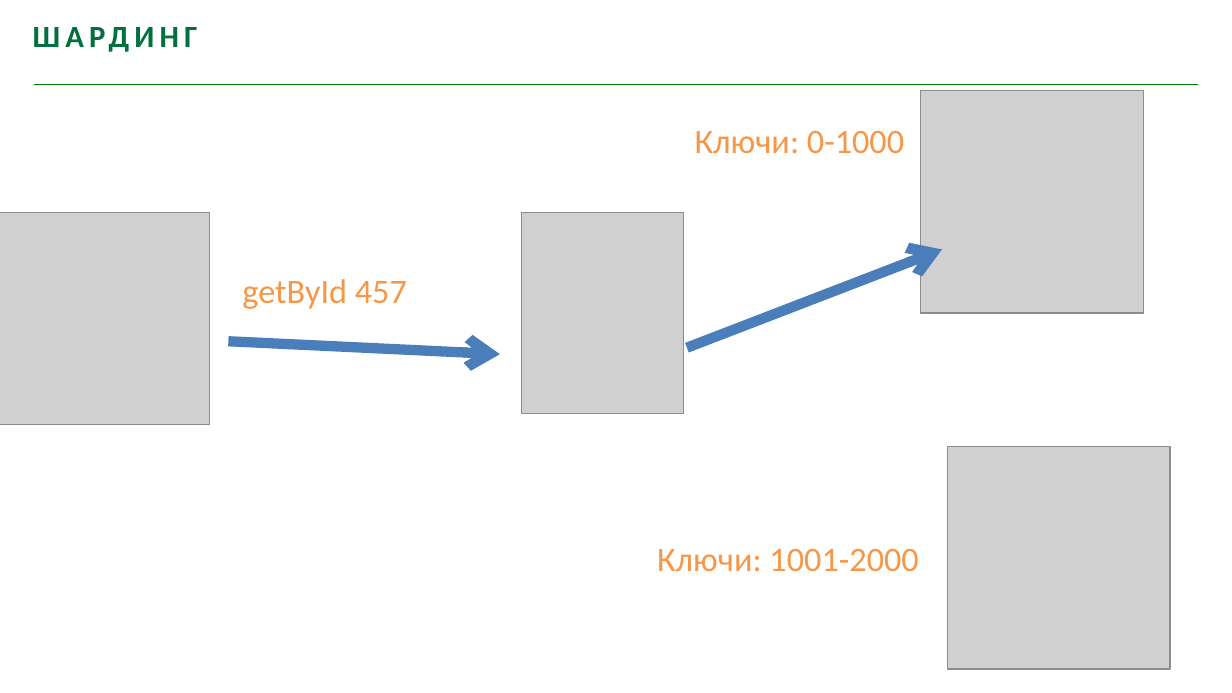
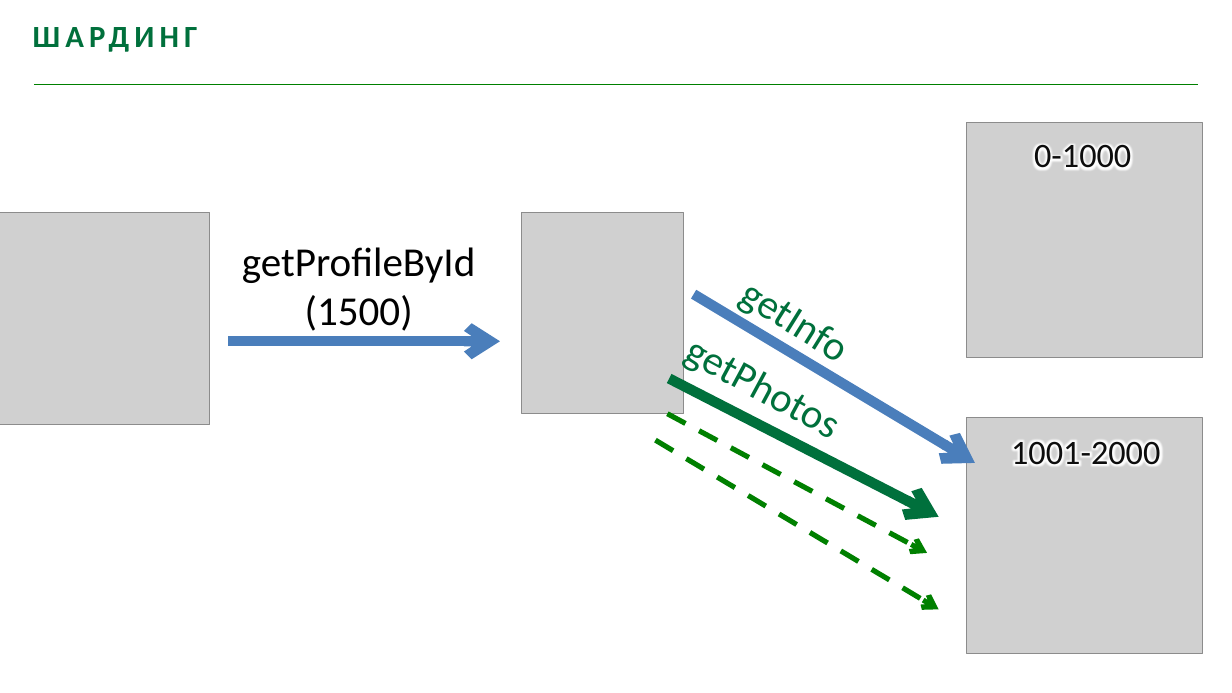
Before and after one commit to youhavebeenforked/JavaSchoolCourse, a slide deck: slide 23 of lessons/18_Hibernate/Лекция Distributed Systems.pptx (slide 27 before the commit). Drawn at 1232x693 pixels with LibreOffice and Linux fonts; fonts in the diff are those of the drawing; grey boxes stand for pictures; background and template pictures are left out. Boxes give left, top, right and bottom in pixels: in the first picture for what was removed or moved away, otherwise in the second. Text is boxed around its words. In the diff, an @@ line names an element or a change of style, - is before the commit and + after.

```diff
--- a/lessons/18_Hibernate/Лекция Distributed Systems.pptx
+++ b/lessons/18_Hibernate/Лекция Distributed Systems.pptx
@@ picture removed at (x1=920, y1=90, x2=1143, y2=313) @@
@@ picture added at (x1=967, y1=122, x2=1202, y2=357) @@
@@ text at (x1=1034, y1=145, x2=1131, y2=169): text changed; text colour #F79646 to #0D0D0D @@
-Ключи: 0-1000
+0-1000
@@ text at (x1=242, y1=247, x2=475, y2=331): text changed; size 20 to 24 pt; text colour #F79646 to #000000 @@
-getById 457
+getProfileById
+(1500)
@@ text added at (x1=719, y1=255, x2=972, y2=445), 24 pt, text #00703C @@
+getInfo
@@ arrow moved from (687, 347) - (942, 250) to (694, 294) - (975, 463) @@
@@ text added at (x1=665, y1=313, x2=923, y2=490), 24 pt, text #00703C @@
+getPhotos
@@ arrow moved from (228, 341) - (500, 355) to (228, 341) - (500, 341) @@
@@ arrow added from (669, 378) to (939, 517), #00703C 6 pt @@
@@ arrow added from (668, 414) to (928, 553), #008000 3 pt dashed @@
@@ picture resized from (x1=947, y1=446, x2=1170, y2=669) to (x1=967, y1=418, x2=1202, y2=653) @@
@@ arrow added from (655, 440) to (939, 610), #008000 3 pt dashed @@
@@ text at (x1=1011, y1=441, x2=1160, y2=465): text changed; text colour #F79646 to #0D0D0D @@
-Ключи: 1001-2000
+1001-2000
```
Also in this commit, not shown: 27 other slides changed, 9 slides added, 12 slides removed.
